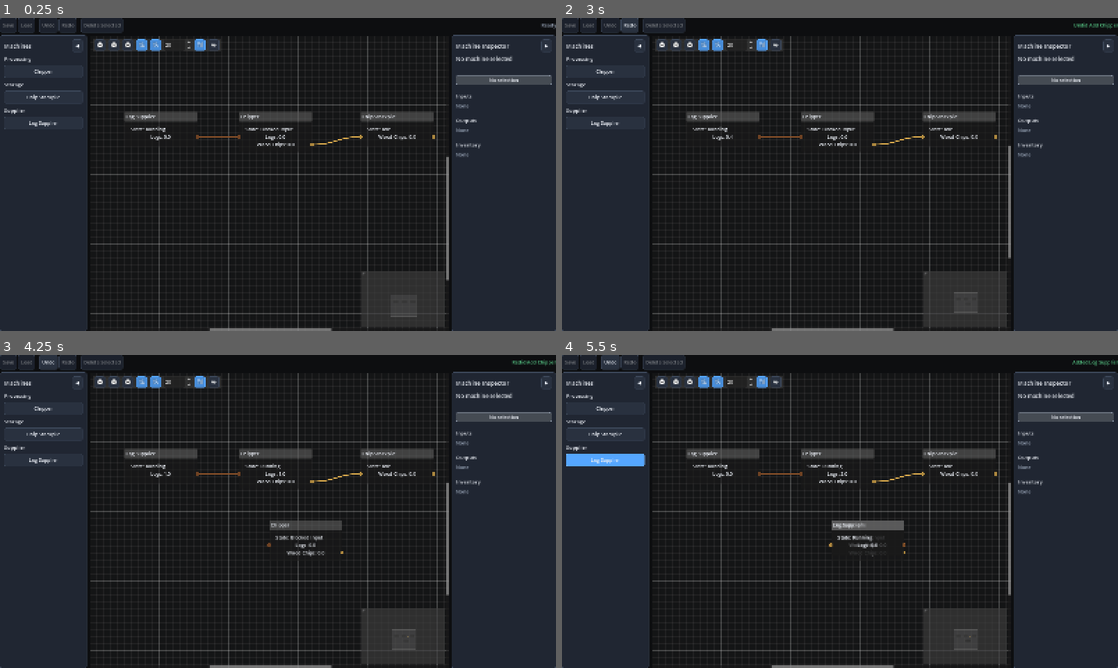
Above: before the commit, frames 1-4 (two rows, left to right).
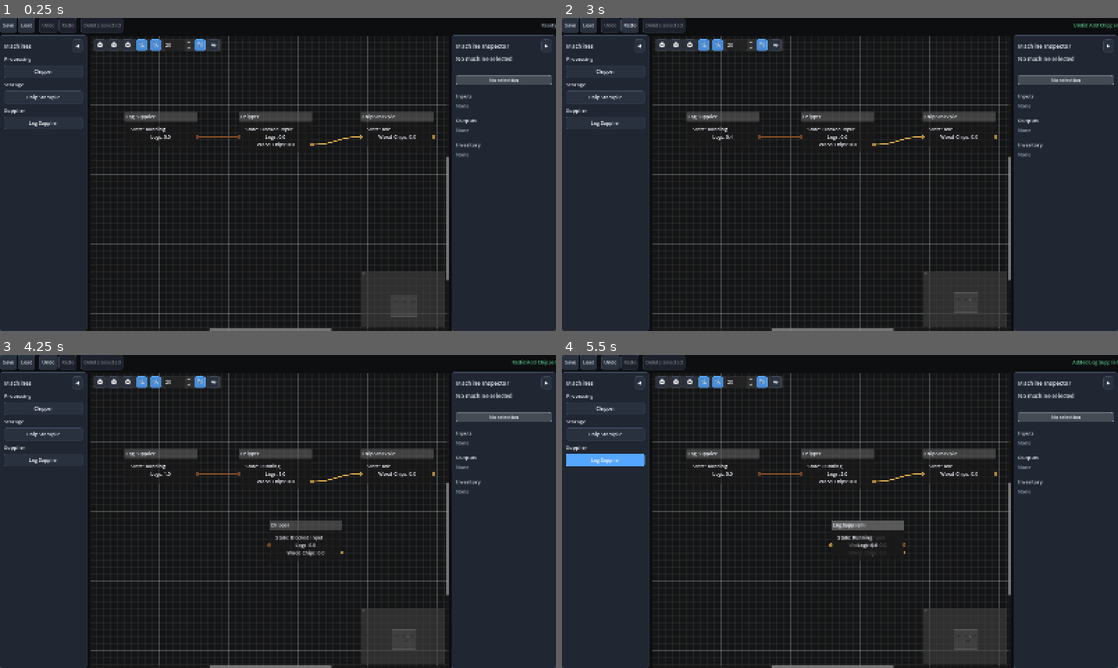
Above: after the commit, the same moments.

Repository: Poru-IndFlow/IndustrialFlow
Game: Godot game, scene res://scenes/main.tscn
The game is run twice, just before and just after one commit, with the same random seed, the same clock (stepped at 60 frames per second) and the same inputs.
Inputs:
- Up to frame 1 (0.25 s): no input
- Up to frame 2 (3 s): click "◀" at 0.5 s; click "▶" at 1.25 s; click "Chipper" at 2 s; click "Undo" at 2.75 s
- Up to frame 3 (4.25 s): click "Redo" at 3.5 s
- Up to frame 4 (5.5 s): click "Chip Stockpile" at 4.25 s; click "Log Supplier" at 5 s

The runs differ from the first frame. In frame 1, less than 0.1% of the frame differs, in the area x 0-6%, y 1-4%; in frame 2, 0.1%, in the area x 0-81%, y 1-91%; in frame 3, less than 0.1%; in frame 4, less than 0.1%.

Commit message:
Add factory save and load persistence

Diff:
--- a/scripts/app/app_controller.gd
+++ b/scripts/app/app_controller.gd
@@ -32,6 +32,9 @@
 var event_bus: EventBus
 var factory: FactoryModel
 var clock: SimulationClock
+var save_dialog: FileDialog
+var load_dialog: FileDialog
+var current_project_path := ""
 
 
 func _ready() -> void:
@@ -42,6 +45,8 @@
 
 	editor_toolbar.undo_requested.connect(editor_history.undo)
 	editor_toolbar.redo_requested.connect(editor_history.redo)
+	editor_toolbar.save_requested.connect(_on_save_requested)
+	editor_toolbar.load_requested.connect(_on_load_requested)
 	editor_toolbar.delete_requested.connect(
 		_on_delete_requested
 	)
@@ -67,6 +72,7 @@
 	)
 
 	event_bus = EventBus.new()
+	_create_project_dialogs()
 	set_factory(PrototypeFactoryBuilder.build(event_bus))
 
 	clock = SimulationClock.new()
@@ -74,6 +80,12 @@
 	add_child(clock)
 	clock.tick_advanced.connect(_on_tick_advanced)
 	editor_history.clear()
+	editor_toolbar.set_command_availability(
+		true,
+		true,
+		false,
+		false
+	)
 
 
 func set_factory(new_factory: FactoryModel) -> void:
@@ -135,3 +147,110 @@
 		label.capitalize(),
 		ThemeManager.COLOR_SUCCESS
 	)
+
+
+func _create_project_dialogs() -> void:
+	save_dialog = _create_project_dialog(
+		FileDialog.FILE_MODE_SAVE_FILE,
+		"Save IndustrialFlow Project"
+	)
+	save_dialog.current_file = "factory.iflow"
+	save_dialog.file_selected.connect(_on_save_file_selected)
+
+	load_dialog = _create_project_dialog(
+		FileDialog.FILE_MODE_OPEN_FILE,
+		"Load IndustrialFlow Project"
+	)
+	load_dialog.file_selected.connect(_on_load_file_selected)
+
+
+func _create_project_dialog(
+	file_mode: int,
+	title: String
+) -> FileDialog:
+	var dialog := FileDialog.new()
+	dialog.file_mode = file_mode
+	dialog.access = FileDialog.ACCESS_FILESYSTEM
+	dialog.title = title
+	dialog.filters = PackedStringArray([
+		"*.iflow ; IndustrialFlow Project"
+	])
+	dialog.current_dir = ProjectSettings.globalize_path("user://")
+	add_child(dialog)
+	return dialog
+
+
+func _on_save_requested() -> void:
+	if current_project_path.is_empty():
+		save_dialog.popup_centered_ratio(0.7)
+		return
+
+	_save_to_path(current_project_path)
+
+
+func _on_load_requested() -> void:
+	load_dialog.popup_centered_ratio(0.7)
+
+
+func _on_save_file_selected(path: String) -> void:
+	var save_path := path
+
+	if not save_path.ends_with(".iflow"):
+		save_path += ".iflow"
+
+	_save_to_path(save_path)
+
+
+func _save_to_path(path: String) -> void:
+	var error := FactoryPersistence.save_factory(path, factory)
+
+	if error != OK:
+		editor_toolbar.show_status(
+			"Save failed: %s" % error_string(error),
+			ThemeManager.COLOR_DANGER,
+			5.0
+		)
+		return
+
+	current_project_path = path
+	editor_toolbar.show_status(
+		"Saved %s" % path.get_file(),
+		ThemeManager.COLOR_SUCCESS
+	)
+	get_window().title = "IndustrialFlow Editor — %s" % path.get_file()
+
+
+func _on_load_file_selected(path: String) -> void:
+	var loaded_event_bus := EventBus.new()
+	var result := FactoryPersistence.load_factory(
+		path,
+		loaded_event_bus
+	)
+	var error := int(result.get("error", FAILED))
+
+	if error != OK:
+		editor_toolbar.show_status(
+			"Load failed: %s" % str(result.get("message", "")),
+			ThemeManager.COLOR_DANGER,
+			6.0
+		)
+		return
+
+	var loaded_factory := result.get("factory") as FactoryModel
+
+	if loaded_factory == null:
+		editor_toolbar.show_status(
+			"Load failed: no factory was created.",
+			ThemeManager.COLOR_DANGER,
+			6.0
+		)
+		return
+
+	current_project_path = path
+	event_bus = loaded_event_bus
+	set_factory(loaded_factory)
+	editor_toolbar.show_status(
+		"Loaded %s" % path.get_file(),
+		ThemeManager.COLOR_SUCCESS
+	)
+	get_window().title = "IndustrialFlow Editor — %s" % path.get_file()
--- /dev/null
+++ b/scripts/data/factory_persistence.gd
@@ -0,0 +1,259 @@
+class_name FactoryPersistence
+extends RefCounted
+
+
+const FORMAT_NAME := "IndustrialFlow Factory"
+const FORMAT_VERSION := 1
+
+
+static func save_factory(
+	path: String,
+	factory: FactoryModel
+) -> Error:
+	if factory == null:
+		return ERR_INVALID_PARAMETER
+
+	var file: FileAccess = FileAccess.open(path, FileAccess.WRITE)
+
+	if file == null:
+		return FileAccess.get_open_error()
+
+	var data: Dictionary = {
+		"format": FORMAT_NAME,
+		"version": FORMAT_VERSION,
+		"machines": _serialize_machines(factory),
+		"connections": _serialize_connections(factory)
+	}
+	file.store_string(JSON.stringify(data, "\t"))
+	file.close()
+	return OK
+
+
+static func load_factory(
+	path: String,
+	event_bus: EventBus
+) -> Dictionary:
+	var file: FileAccess = FileAccess.open(path, FileAccess.READ)
+
+	if file == null:
+		return _load_error(
+			FileAccess.get_open_error(),
+			"Could not open the selected project."
+		)
+
+	var json_text := file.get_as_text()
+	file.close()
+
+	var json := JSON.new()
+	var parse_error: Error = json.parse(json_text)
+
+	if parse_error != OK:
+		return _load_error(
+			parse_error,
+			"Invalid project JSON at line %d: %s" % [
+				json.get_error_line(),
+				json.get_error_message()
+			]
+		)
+
+	if not json.data is Dictionary:
+		return _load_error(
+			ERR_FILE_CORRUPT,
+			"The project root must be a JSON object."
+		)
+
+	var data := json.data as Dictionary
+
+	if str(data.get("format", "")) != FORMAT_NAME:
+		return _load_error(
+			ERR_FILE_UNRECOGNIZED,
+			"This is not an IndustrialFlow project file."
+		)
+
+	var version := int(data.get("version", 0))
+
+	if version != FORMAT_VERSION:
+		return _load_error(
+			ERR_FILE_UNRECOGNIZED,
+			"Unsupported project version: %d." % version
+		)
+
+	return _deserialize_factory(data, event_bus)
+
+
+static func _serialize_machines(factory: FactoryModel) -> Array[Dictionary]:
+	var result: Array[Dictionary] = []
+	var machine_ids: Array = factory.machines.keys()
+	machine_ids.sort()
+
+	for value: Variant in machine_ids:
+		var machine := factory.get_machine(str(value))
+
+		if machine == null:
+			continue
+
+		result.append({
+			"instance_id": machine.instance_id,
+			"definition_id": machine.definition_id,
+			"position": {
+				"x": machine.graph_position.x,
+				"y": machine.graph_position.y
+			},
+			"enabled": machine.enabled,
+			"state": int(machine.state),
+			"cycle_progress": machine.cycle_progress,
+			"inventory": machine.inventory.amounts.duplicate(true)
+		})
+
+	return result
+
+
+static func _serialize_connections(
+	factory: FactoryModel
+) -> Array[Dictionary]:
+	var result: Array[Dictionary] = []
+
+	for connection: ConnectionModel in factory.connections:
+		result.append({
+			"from": connection.from_machine.instance_id,
+			"to": connection.to_machine.instance_id,
+			"resource": connection.resource_id,
+			"capacity_per_second": connection.capacity_per_second,
+			"enabled": connection.enabled
+		})
+
+	return result
+
+
+static func _deserialize_factory(
+	data: Dictionary,
+	event_bus: EventBus
+) -> Dictionary:
+	if event_bus == null:
+		return _load_error(
+			ERR_INVALID_PARAMETER,
+			"No event bus is available for the loaded factory."
+		)
+
+	var factory := FactoryModel.new(event_bus)
+	var machine_entries: Array = data.get("machines", [])
+
+	for value: Variant in machine_entries:
+		if not value is Dictionary:
+			return _load_error(
+				ERR_FILE_CORRUPT,
+				"A machine entry is invalid."
+			)
+
+		var entry := value as Dictionary
+		var definition_id := str(entry.get("definition_id", ""))
+		var instance_id := str(entry.get("instance_id", ""))
+		var definition := MachineRegistry.get_definition(definition_id)
+
+		if definition.is_empty() or instance_id.is_empty():
+			return _load_error(
+				ERR_FILE_CORRUPT,
+				"Unknown or invalid machine: %s." % definition_id
+			)
+
+		var position_data: Dictionary = entry.get("position", {})
+		var position := Vector2(
+			float(position_data.get("x", 0.0)),
+			float(position_data.get("y", 0.0))
+		)
+		var machine := MachineModel.create(
+			definition,
+			instance_id,
+			event_bus,
+			position
+		)
+		machine.enabled = bool(entry.get("enabled", true))
+		machine.state = int(
+			entry.get("state", MachineModel.State.IDLE)
+		)
+		machine.cycle_progress = float(
+			entry.get("cycle_progress", 0.0)
+		)
+		_restore_inventory(
+			machine,
+			entry.get("inventory", {}) as Dictionary
+		)
+
+		if not factory.add_machine(machine):
+			return _load_error(
+				ERR_FILE_CORRUPT,
+				"Duplicate machine ID: %s." % instance_id
+			)
+
+	var connection_entries: Array = data.get("connections", [])
+
+	for value: Variant in connection_entries:
+		if not value is Dictionary:
+			return _load_error(
+				ERR_FILE_CORRUPT,
+				"A connection entry is invalid."
+			)
+
+		var entry := value as Dictionary
+		var from_machine := factory.get_machine(
+			str(entry.get("from", ""))
+		)
+		var to_machine := factory.get_machine(
+			str(entry.get("to", ""))
+		)
+		var resource_id := str(entry.get("resource", ""))
+
+		if (
+			from_machine == null
+			or to_machine == null
+			or resource_id.is_empty()
+		):
+			return _load_error(
+				ERR_FILE_CORRUPT,
+				"A connection references missing data."
+			)
+
+		var connection := ConnectionModel.new(
+			from_machine,
+			to_machine,
+			resource_id,
+			float(entry.get("capacity_per_second", 1.0))
+		)
+		connection.enabled = bool(entry.get("enabled", true))
+
+		if not factory.add_connection(connection):
+			return _load_error(
+				ERR_FILE_CORRUPT,
+				"Duplicate connection in project file."
+			)
+
+	factory.rebuild_instance_counters()
+	return {
+		"error": OK,
+		"message": "",
+		"factory": factory
+	}
+
+
+static func _restore_inventory(
+	machine: MachineModel,
+	inventory_data: Dictionary
+) -> void:
+	for value: Variant in inventory_data.keys():
+		var resource_id := str(value)
+		var amount := maxf(
+			0.0,
+			float(inventory_data[value])
+		)
+		machine.inventory.amounts[resource_id] = minf(
+			amount,
+			machine.inventory.get_capacity(resource_id)
+		)
+
+
+static func _load_error(error: Error, message: String) -> Dictionary:
+	return {
+		"error": error,
+		"message": message,
+		"factory": null
+	}
--- a/scripts/ui/factory_graph.gd
+++ b/scripts/ui/factory_graph.gd
@@ -95,6 +95,7 @@
 
 	for child: Node in get_children():
 		if child is GraphNode:
+			remove_child(child)
 			child.queue_free()
 
 	selection_changed.emit(0)
@@ -571,6 +572,7 @@
 	) as GraphNode
 
 	if graph_node != null:
+		remove_child(graph_node)
 		graph_node.queue_free()
 
 	_remove_machine_port_data(input_ports, machine_id)
Not shown, added: scripts/data/factory_persistence.gd.uid
